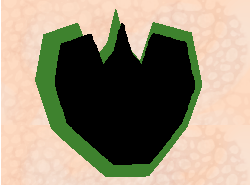
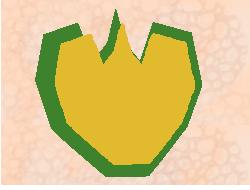
Layered file, before and after one edit (250x190). Changes by layer:
painted on "IMG BG Color" over <box>55,23,195,165</box>
